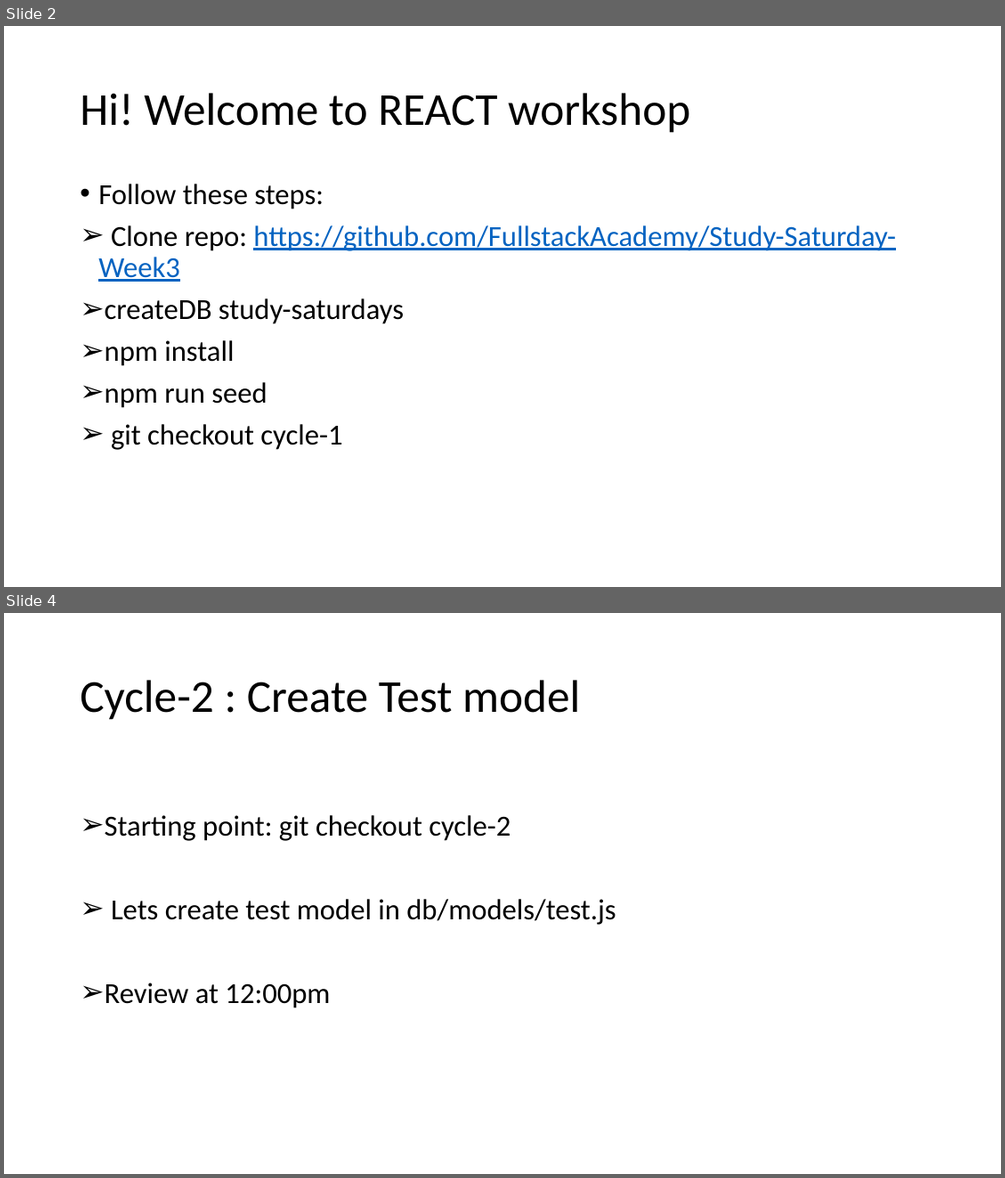
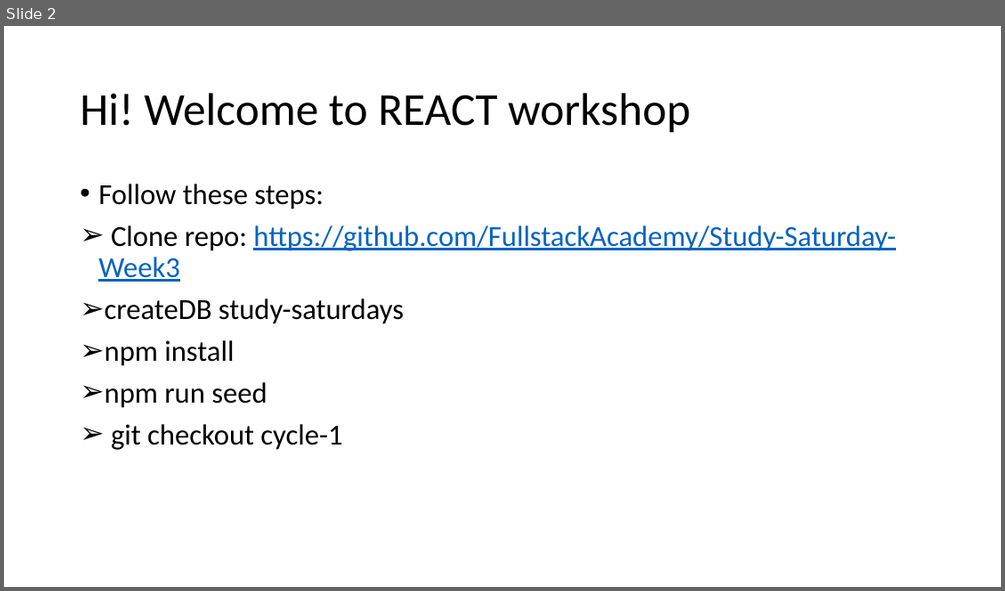
Before and after one commit to FullstackAcademy/Study-Saturday-React, a slide deck: Study Staurday - w3.pptx. Shown one above the other, each under a label of ours: slides 2 and 4 before the commit, slide 2 after it; the slides between them are not shown. The pictures are 1005x1178 and 1005x591 pixels, drawn with LibreOffice and Linux fonts; fonts in the diff are those of the drawing. Boxes give left, top, right and bottom in pixels: in the first picture for what was removed or moved away, otherwise in the second. Text is boxed around its words. In the diff, an @@ line names an element or a change of style, - is before the commit and + after.

```diff
--- a/Study Staurday - w3.pptx
+++ b/Study Staurday - w3.pptx
@@ slide 4 removed at [4,613,1001,1174], background #FFFFFF @@
@@ title removed at [80,680,580,720] @@
-Cycle-2 : Create Test model
@@ text removed at [105,815,615,1008] @@
-➢ Starting point: git checkout cycle-2
-➢ Lets create test model in db/models/test.js
-➢ Review at 12:00pm
```
Also in this commit, not shown: 1 slide changed, 1 slide added, 1 other slide removed.
